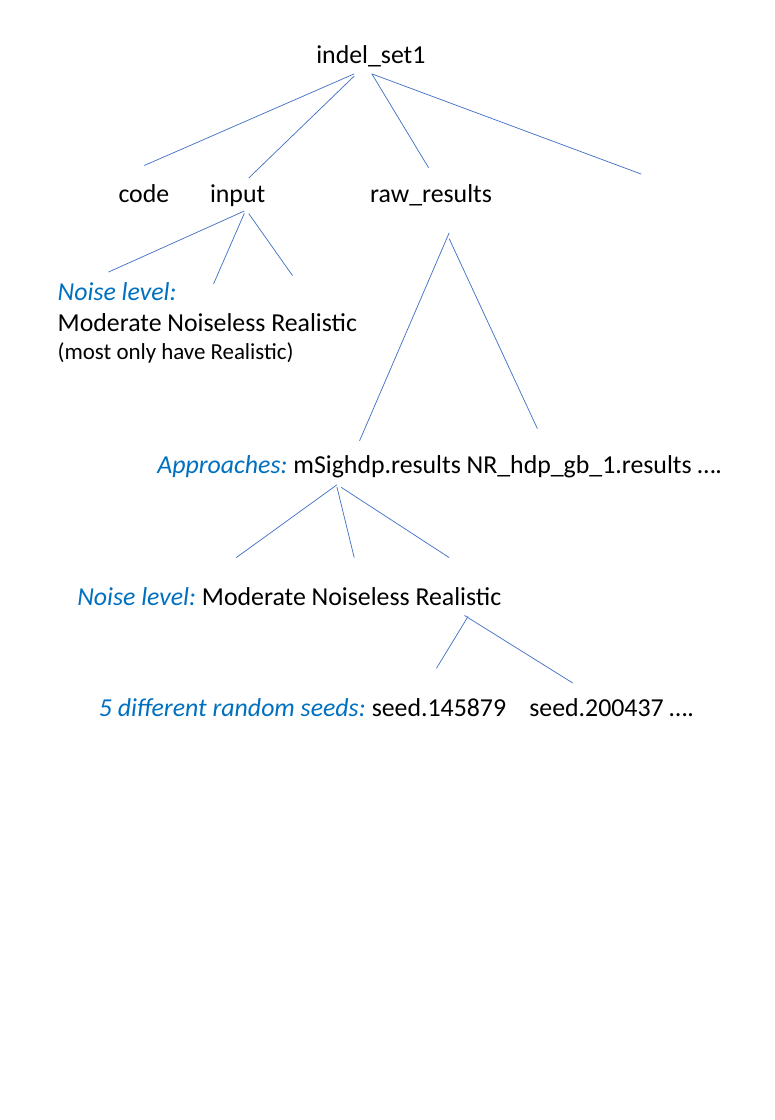
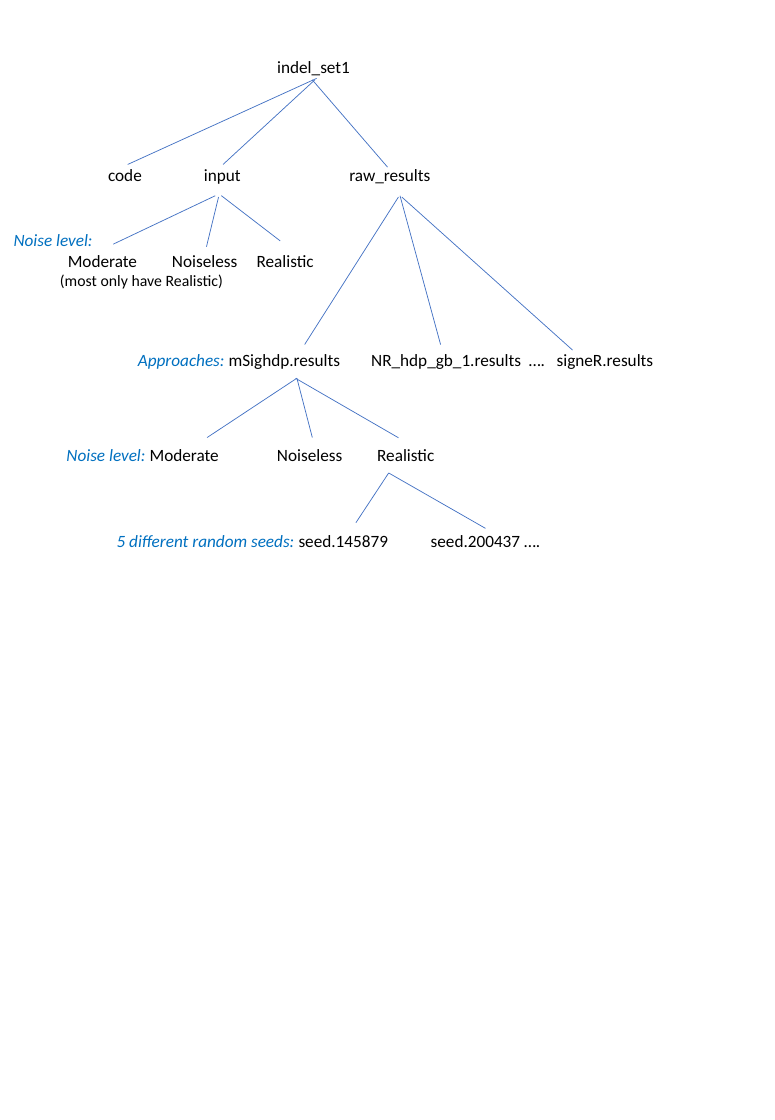
Before and after one commit to steverozen/mSigHdp_paper_sup_files_x1, a slide deck: slide 1 of dataset_directory_organization.pptx. Drawn at 775x1120 pixels with LibreOffice and Linux fonts; fonts in the diff are those of the drawing. Boxes give left, top, right and bottom in pixels: in the first picture for what was removed or moved away, otherwise in the second. Text is boxed around its words. In the diff, an @@ line names an element or a change of style, - is before the commit and + after.

```diff
--- a/dataset_directory_organization.pptx
+++ b/dataset_directory_organization.pptx
@@ text "indel_set1": place and size @@
-text "indel_set1" at <box>316,45,425,67</box>
+text "indel_set1" at <box>277,61,350,76</box>
@@ line moved from (354, 73) - (145, 165) to (316, 79) - (128, 164) @@
@@ line moved from (354, 76) - (249, 178) to (315, 80) - (223, 164) @@
@@ line moved from (372, 73) - (429, 167) to (312, 80) - (388, 167) @@
@@ text "code input raw_results": place and size @@
-text "code input raw_results" at <box>119,184,492,206</box>
+text "code input raw_results" at <box>108,169,430,184</box>
@@ line moved from (245, 211) - (108, 272) to (215, 195) - (114, 244) @@
@@ line moved from (245, 213) - (214, 284) to (219, 197) - (207, 247) @@
@@ line moved from (249, 214) - (292, 276) to (221, 195) - (280, 241) @@
@@ line moved from (449, 232) - (360, 440) to (399, 197) - (305, 344) @@
@@ line moved from (449, 239) - (537, 429) to (400, 195) - (440, 344) @@
@@ line moved from (372, 73) - (642, 174) to (402, 197) - (572, 350) @@
@@ text "Noise level:": place and size @@
-text "Noise level:" at <box>58,282,357,363</box>
+text "Noise level:" at <box>14,234,237,289</box>
@@ text "Noise level:" at <box>14,234,237,289</box>: size 18 to 12 pt in "Noise level:", "Moderate Noiseless Realistic"; size 16 to 11 pt in "(most only have Realistic)" @@
@@ text at <box>138,354,654,369</box>: text changed; size 18 to 12 pt @@
-Approaches: mSighdp.results NR_hdp_gb_1.results ….
+Approaches: mSighdp.results NR_hdp_gb_1.results …. signeR.results
@@ line moved from (337, 485) - (237, 557) to (297, 378) - (207, 437) @@
@@ line moved from (341, 487) - (449, 557) to (296, 378) - (399, 437) @@
@@ line moved from (337, 487) - (354, 557) to (297, 378) - (312, 437) @@
@@ text "Noise level: Moderate Noiseless Realistic": place and size @@
-text "Noise level: Moderate Noiseless Realistic" at <box>77,587,502,606</box>
+text "Noise level: Moderate Noiseless Realistic" at <box>66,449,434,461</box>
@@ line moved from (468, 616) - (436, 668) to (389, 472) - (355, 523) @@
@@ line moved from (465, 615) - (572, 683) to (389, 472) - (486, 528) @@
@@ size 18 to 12 pt in 4 elements at <box>108,169,430,184</box>, <box>277,61,350,76</box>, <box>66,449,434,461</box>, <box>117,535,520,547</box> @@
@@ text "5 different random seeds: seed.145879 ...": place and size @@
-text "5 different random seeds: seed.145879 ..." at <box>99,698,663,717</box>
+text "5 different random seeds: seed.145879 ..." at <box>117,535,520,547</box>
```
Also in this commit, not shown: 2 other files.
